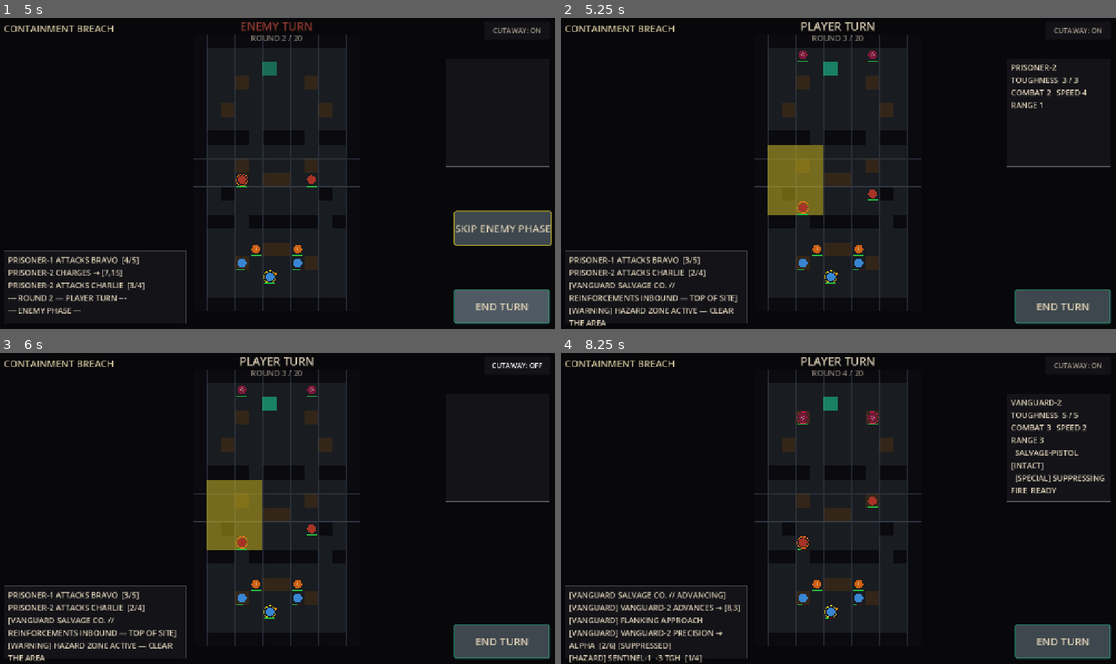
Above: before the commit, frames 1-4 (two rows, left to right).
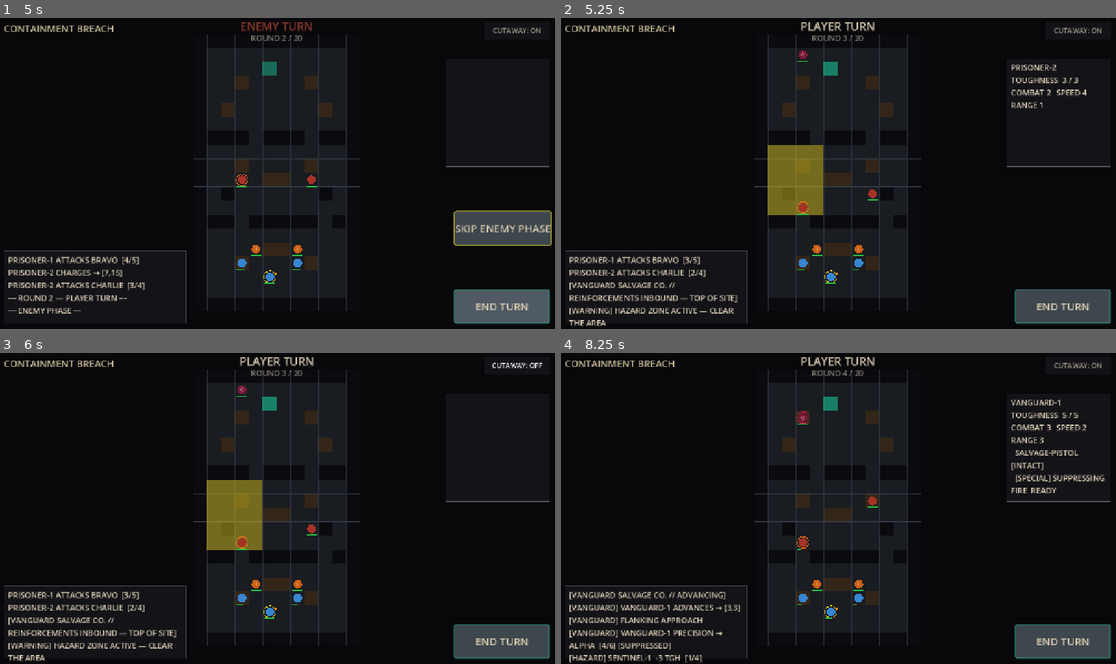
Above: after the commit, the same moments.

Repository: kavemankai/wizcool
Game: Godot game, scene res://scenes/ui/ManifestScreen.tscn
The game is run twice, just before and just after one commit, with the same random seed, the same clock (stepped at 60 frames per second) and the same inputs.
Inputs:
- Up to frame 1 (5 s): click "BEGIN MISSION" at 0.5 s; click "END TURN" at 1.25 s; click "SKIP ENEMY PHASE" at 2 s; click "CUTAWAY: ON" at 2.75 s; click "CUTAWAY: OFF" at 3.5 s; click "END TURN" at 4.25 s
- Up to frame 2 (5.25 s): click "SKIP ENEMY PHASE" at 5 s
- Up to frame 3 (6 s): click "CUTAWAY: ON" at 5.75 s
- Up to frame 4 (8.25 s): click "CUTAWAY: OFF" at 6.5 s; click "END TURN" at 7.25 s; click "SKIP ENEMY PHASE" at 8 s

Frame 1 is identical in both runs. In frame 2, less than 0.1% of the frame differs, in the area x 55-58%, y 10-15%; in frame 3, less than 0.1%; in frame 4, 0.1%, in the area x 7-91%, y 14-96%.

Commit message:
balance: cb-1 fields a single Vanguard to ease leader pressure
Playtest showed the leader still dying too easily to the round-3 Vanguard.
Two leader-hunting Tactical units was too much for the first mission.

- Add data-driven `vanguard_count` mission field; defaults to the rank-based
  count (2 at rank 1, 3 above) when unset.
- cb-1: set vanguard_count to 1 — a single Vanguard reinforces on round 3.

Validated headless (Godot 4.6.2): clean load.

Co-Authored-By: Claude Opus 4.8 <noreply@anthropic.com>

Diff:
--- a/scripts/Main.gd
+++ b/scripts/Main.gd
@@ -163,7 +163,9 @@
 	var vspawns: Array = _mission.get("vanguard_spawns", [])
 	if vspawns.is_empty():
 		return
-	var count := 2 if rival_rank == 1 else 3
+	# Default escalates with Vanguard rank; a mission may cap it via vanguard_count.
+	var default_count := 2 if rival_rank == 1 else 3
+	var count: int = _mission.get("vanguard_count", default_count)
 	var to_spawn := mini(count, vspawns.size())
 	for i in to_spawn:
 		var vs: Dictionary = vspawns[i]
--- a/scripts/data/CampaignData.gd
+++ b/scripts/data/CampaignData.gd
@@ -79,8 +79,10 @@
 		],
 		# Vanguard are held back and cut in from the tip (top) of the site on
 		# round 3 — they guard the evidence locker rather than backstabbing the
-		# crew at the start line.
+		# crew at the start line. First mission fields a single Vanguard so the
+		# leader isn't overwhelmed.
 		"vanguard_spawn_turn": 3,
+		"vanguard_count": 1,
 		"vanguard_spawns": [
 			{"pos": Vector2i(3, 1), "zone_min": 1, "zone_max": 6},
 			{"pos": Vector2i(8, 1), "zone_min": 1, "zone_max": 6},
